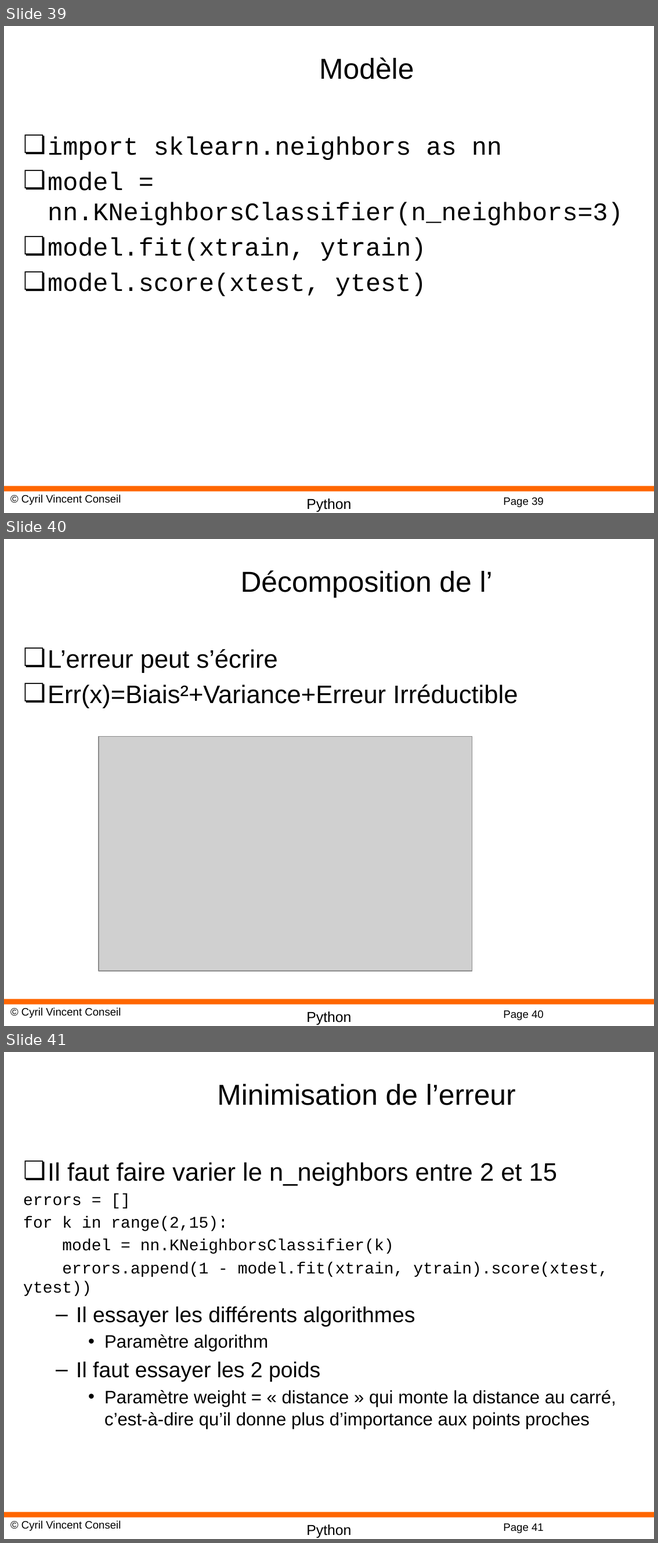
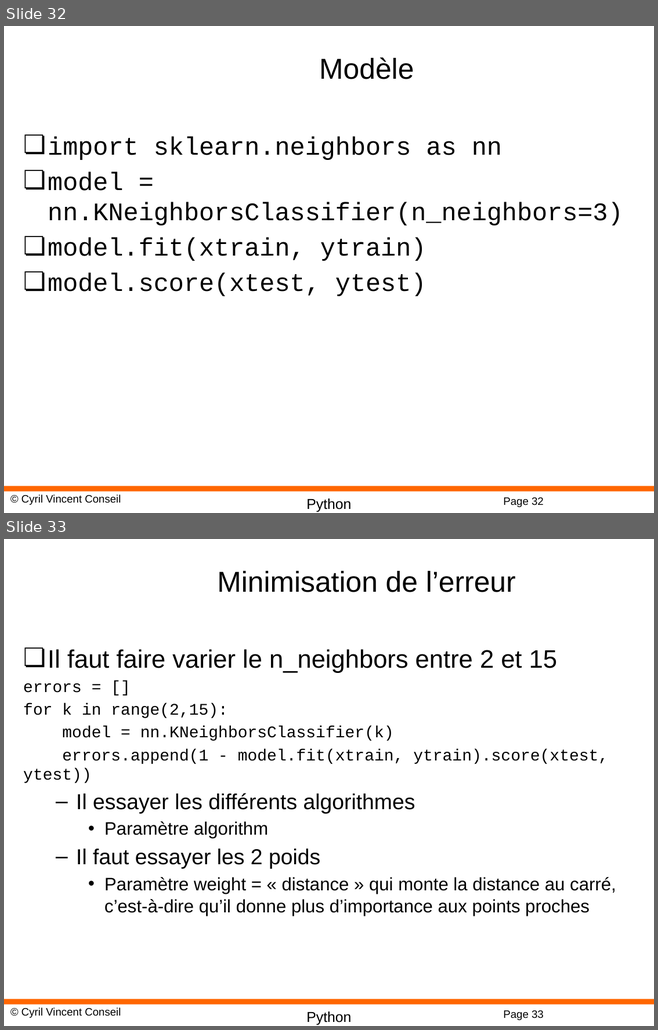
Before and after one commit to cyrilvincent/math, a slide deck: ppt/PythonMath12-ScikitLearn.pptx. Shown one above the other, each under a label of ours: slides 39, 40 and 41 before the commit, slides 32 and 33 after it. The pictures are 658x1543 and 658x1030 pixels, drawn with LibreOffice and Linux fonts; fonts in the diff are those of the drawing; grey boxes stand for pictures; background and template pictures are left out. Boxes give left, top, right and bottom in pixels: in the first picture for what was removed or moved away, otherwise in the second. Text is boxed around its words. In the diff, an @@ line names an element or a change of style, - is before the commit and + after.

```diff
--- a/ppt/PythonMath12-ScikitLearn.pptx
+++ b/ppt/PythonMath12-ScikitLearn.pptx
@@ slide 40 removed at <box>4,539,654,1026</box>, background #FFFFFF; not listed: 4 template elements that a slide beside it also shows @@
@@ title removed at <box>241,570,492,598</box> @@
-Décomposition de l’
@@ text removed at <box>48,649,517,708</box> @@
-❏ L’erreur peut s’écrire
-❏ Err(x)=Biais²+Variance+Erreur Irréductible
@@ picture removed at <box>99,736,473,971</box> @@
@@ what was slide 39 is now slide 32 @@
@@ page number at <box>503,498,543,507</box>: text changed @@
-Page 39
+Page 32
@@ what was slide 41 is now slide 33 @@
@@ page number at <box>503,1011,543,1020</box>: text changed @@
-Page 41
+Page 33
```
Also in this commit, not shown: 12 other slides removed, 5 other files.
